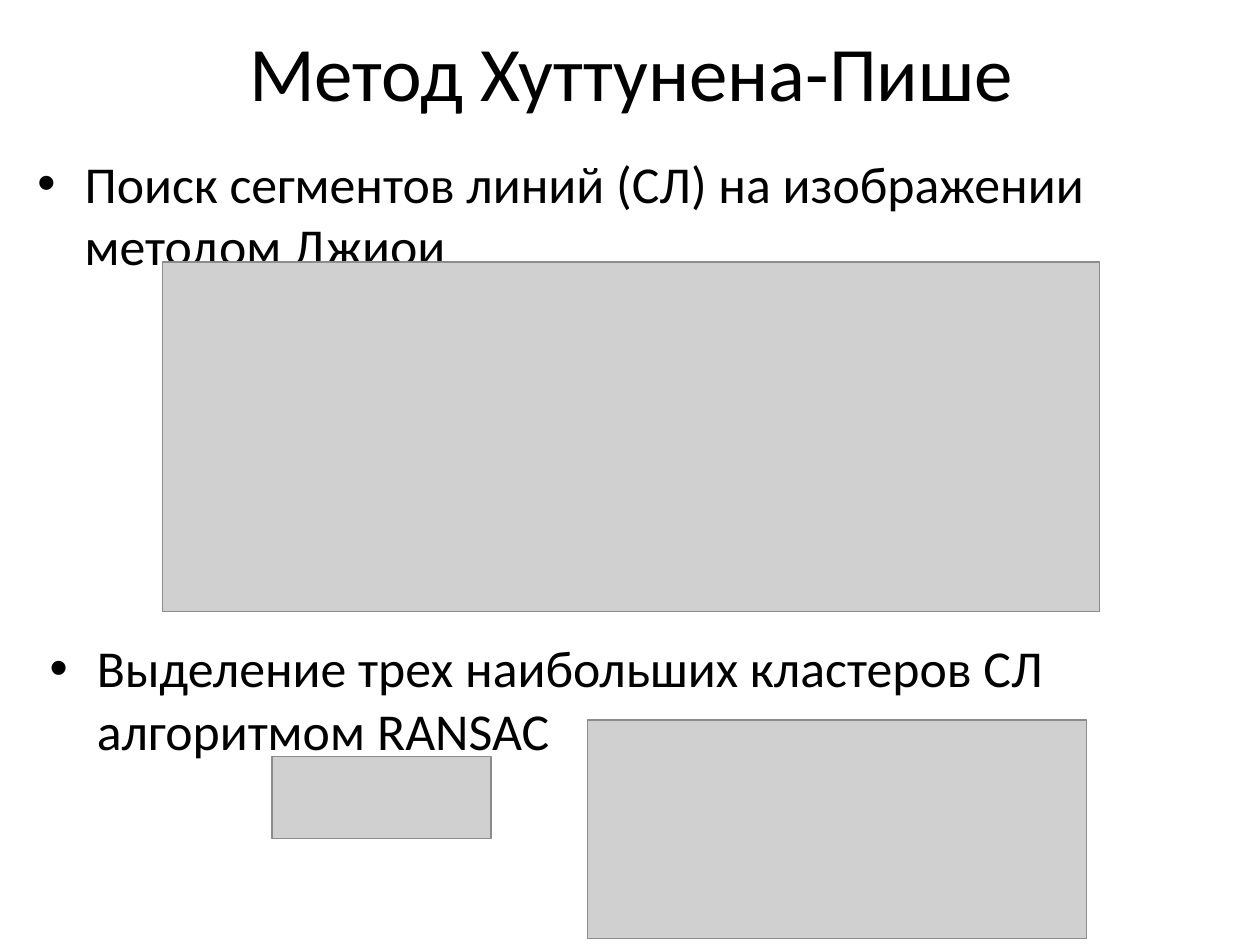
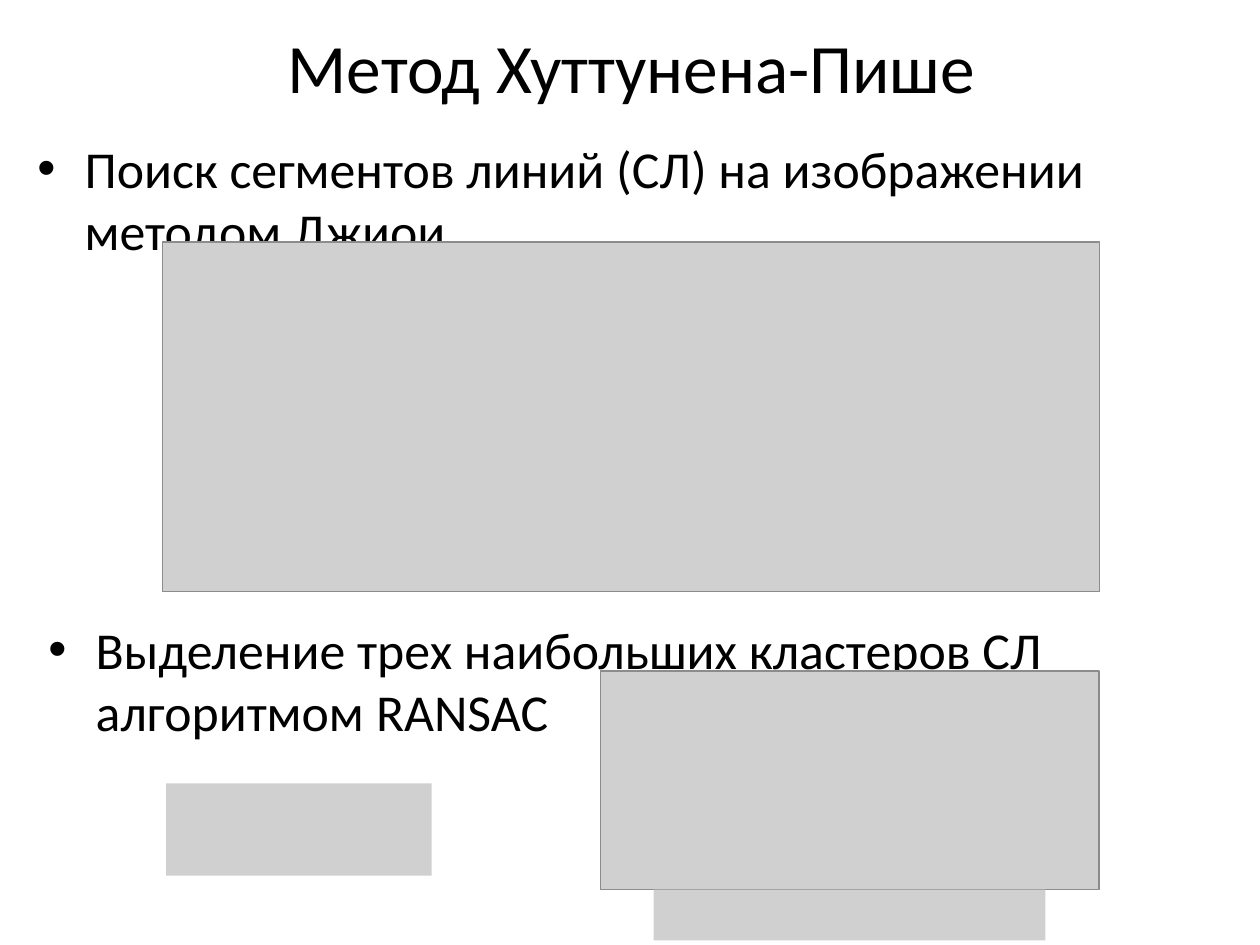
Before and after one commit to pkuderov/gyrocam, a slide deck: slide 7 of presentation.pptx (slide 4 before the commit). Drawn at 1260x945 pixels with LibreOffice and Linux fonts; fonts in the diff are those of the drawing; grey boxes stand for pictures. Boxes give left, top, right and bottom in pixels: in the first picture for what was removed or moved away, otherwise in the second. Text is boxed around its words. In the diff, an @@ line names an element or a change of style, - is before the commit and + after.

```diff
--- a/presentation.pptx
+++ b/presentation.pptx
@@ title "Метод Хуттунена-Пише" at (288,48,975,105): size 44 to 39.6 pt @@
@@ text "Поиск сегментов линий (СЛ) на ...": place and size @@
-text "Поиск сегментов линий (СЛ) на ..." at (85,165,1084,277)
+text "Поиск сегментов линий (СЛ) на ..." at (85,150,1084,262)
@@ picture: place and size @@
-picture at (163,262,1100,611)
+picture at (163,242,1100,591)
@@ text "Выделение трех наибольших кластеров СЛ ...": place and size @@
-text "Выделение трех наибольших кластеров СЛ ..." at (97,652,1042,762)
+text "Выделение трех наибольших кластеров СЛ ..." at (96,633,1041,740)
@@ picture: place and size @@
-picture at (587,721,1086,940)
+picture at (600,670,1099,890)
@@ picture removed at (272,757,491,839) @@
@@ picture added at (166,784,432,876) @@
@@ picture added at (654,890,1046,940) @@
```
Also in this commit, not shown: 4 other slides changed, 3 slides added, 26 other files.
